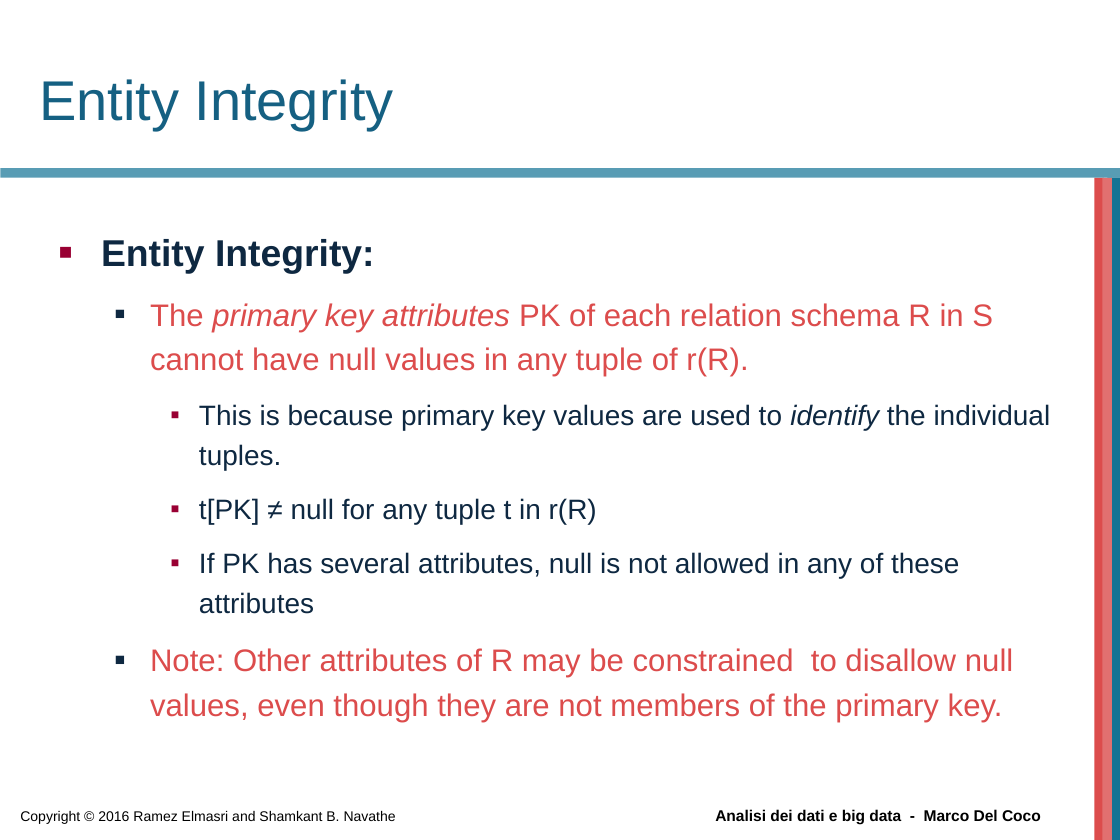
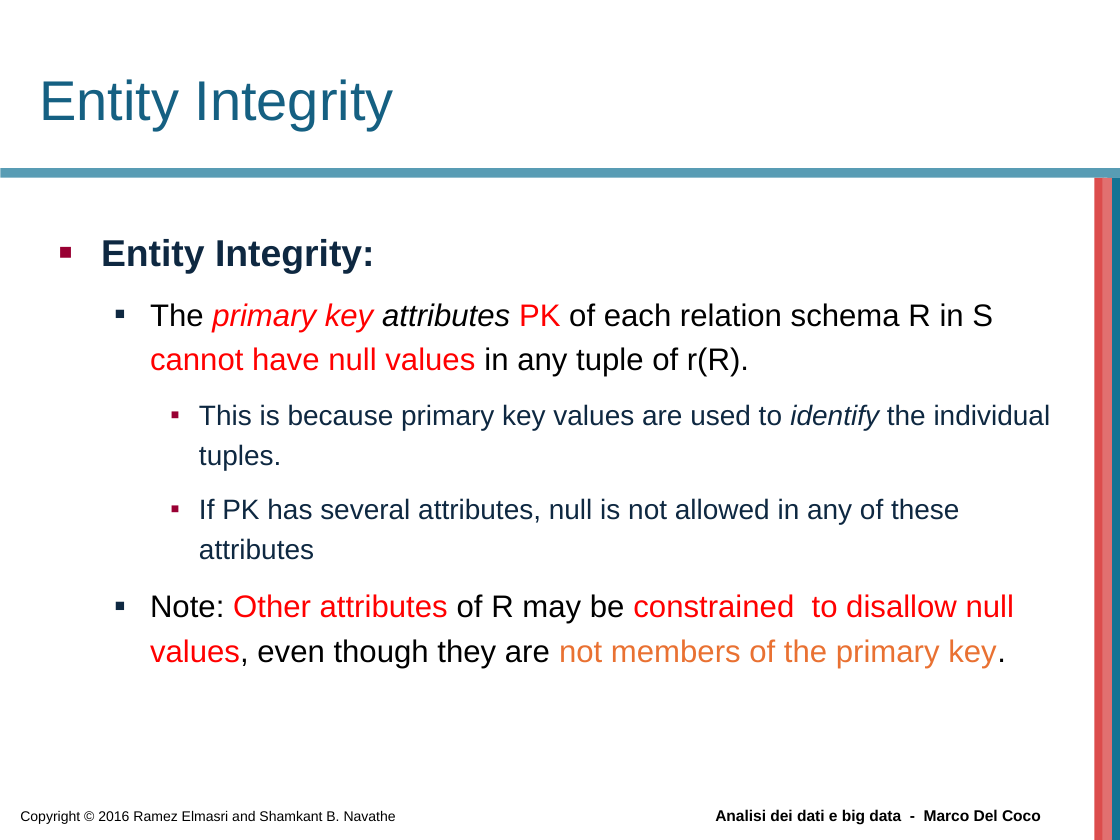
Before and after one commit to beppe2hd/AnalisiDati_BigData, a slide deck: slide 31 of materials/Chapter05.ppt. Drawn at 1120x840 pixels with LibreOffice and Linux fonts; fonts in the diff are those of the drawing; background and template pictures are left out. Boxes give left, top, right and bottom in pixels: in the first picture for what was removed or moved away, otherwise in the second. Text is boxed around its words. In the diff, an @@ line names an element or a change of style, - is before the commit and + after.

```diff
--- a/materials/Chapter05.ppt
+++ b/materials/Chapter05.ppt
@@ text at (x1=150, y1=303, x2=1014, y2=668): text colour #DC4C4C to #000000 in "The attributes of each relation schema R ...", "Note: of R may be values, even ..."; text colour #DC4C4C to #FF0000 in "primary key PK cannot have null values", "Other attributes constrained to disallow null values,"; text colour #DC4C4C to #E97132 in "not members of the primary key." @@
@@ text at (x1=199, y1=498, x2=597, y2=524): paragraph removed @@
-    ■ t[PK] ≠ null for any tuple t in r(R)
```
Also in this commit, not shown: 3 other slides changed, 1 slide removed, 1 other file.
